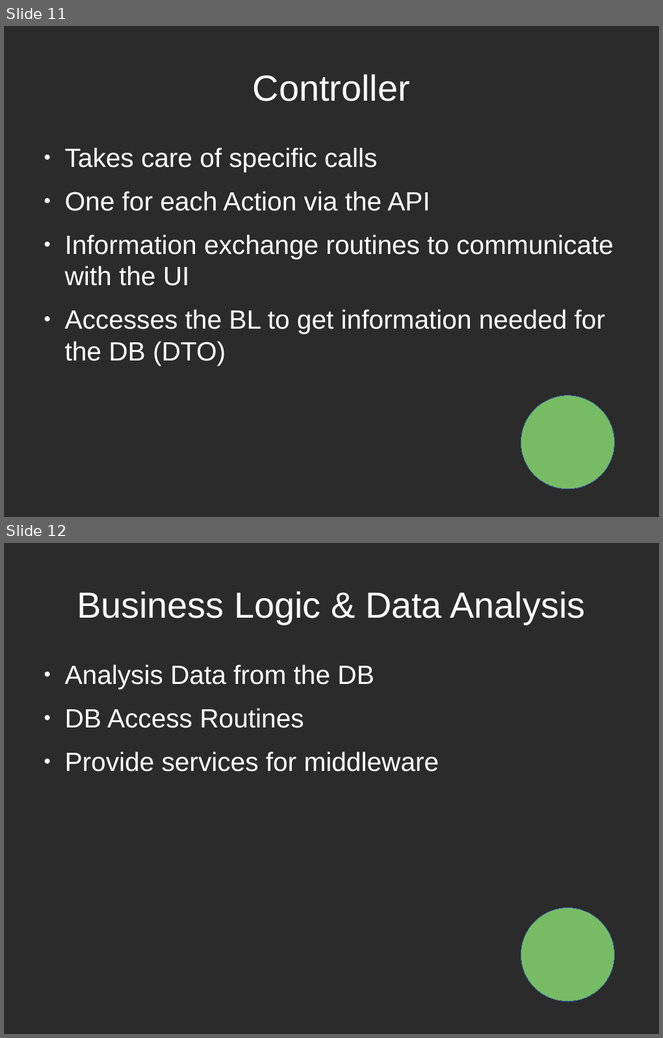
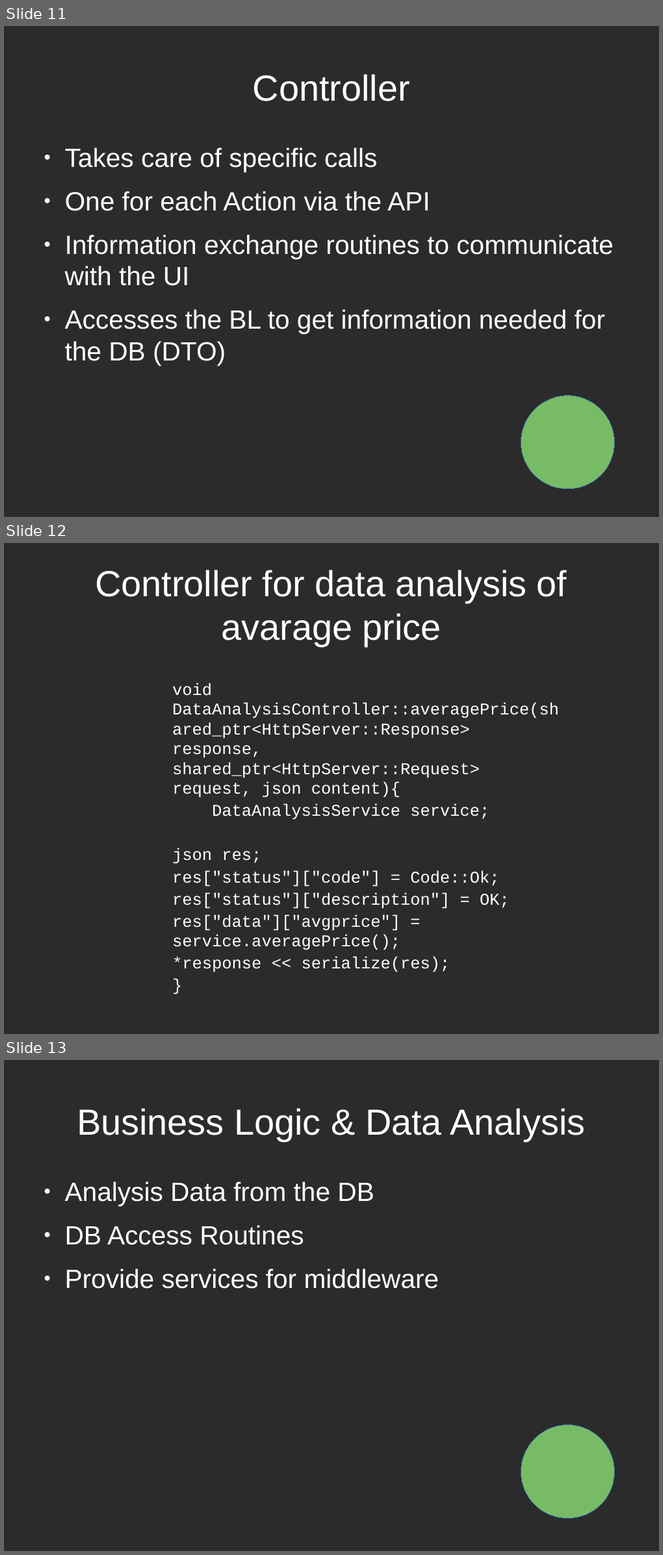
Before and after one commit to EdoardoLenzi9/Advanced-Programming-CPP-Dodo-Neko, a slide deck: Documentation/Milestone 4.odp. Shown one above the other, each under a label of ours: slides 11 and 12 before the commit, slides 11, 12 and 13 after it. The pictures are 663x1038 and 663x1555 pixels, drawn with LibreOffice and Linux fonts; fonts in the diff are those of the drawing; background and template pictures are left out; a plain dark background stands for a picture behind light text. Boxes give left, top, right and bottom in pixels: in the first picture for what was removed or moved away, otherwise in the second. Text is boxed around its words. In the diff, an @@ line names an element or a change of style, - is before the commit and + after.

```diff
--- a/Documentation/Milestone 4.odp
+++ b/Documentation/Milestone 4.odp
@@ slide 12 added at [4,543,659,1034], background picture (left out) @@
@@ title added at [95,570,568,646], 44 pt, text #FFFFFF @@
+Controller for data analysis of avarage price
@@ text added at [172,683,559,973], 20 pt, text #FFFFFF @@
+            void DataAnalysisController::averagePrice(shared_ptr<HttpServer::Response> response, shared_ptr<HttpServer::Request> request, json content){
+            DataAnalysisService service;
+            json res;
+            res["status"]["code"] = Code::Ok;
+            res["status"]["description"] = OK;
+            res["data"]["avgprice"] = service.averagePrice();
+            *response << serialize(res);
+            }
@@ what was slide 12 is now slide 13 @@
```
Also in this commit, not shown: 5 slides changed, 2 other slides added.
